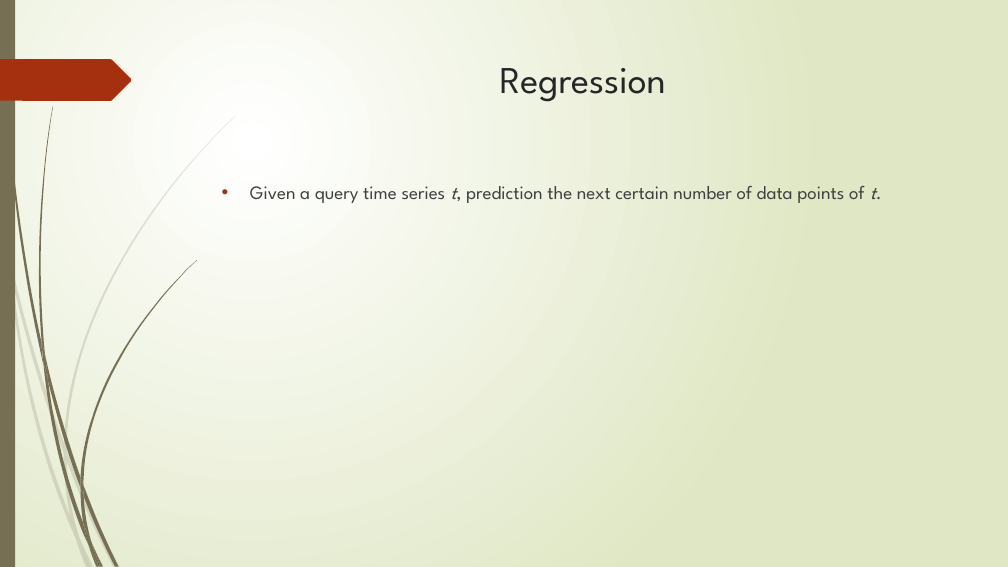
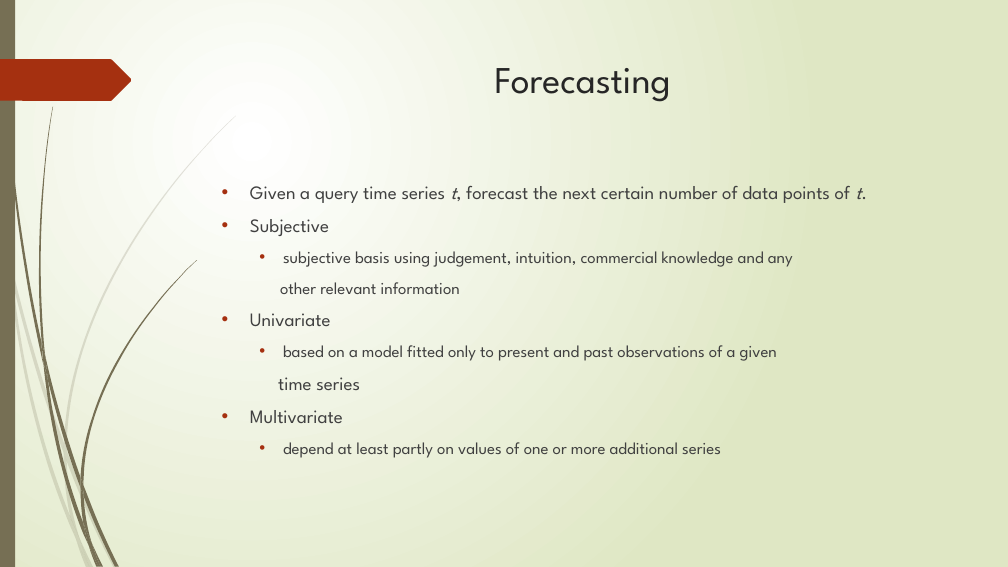
Before and after one commit to zixiaojindao/time-series-survey, a slide deck: slide 12 of slide/tsdm.pptx (slide 28 before the commit). Drawn at 1008x567 pixels with LibreOffice and Linux fonts; fonts in the diff are those of the drawing. Boxes give left, top, right and bottom in pixels: in the first picture for what was removed or moved away, otherwise in the second. Text is boxed around its words. In the diff, an @@ line names an element or a change of style, - is before the commit and + after.

```diff
--- a/slide/tsdm.pptx
+++ b/slide/tsdm.pptx
@@ title at (495,68,671,102): text changed @@
-Regression
+Forecasting
@@ text at (250,186,861,458): text changed; size 18 to 16 pt @@
-• Given a query time series t, prediction the next certain number of data points of t.
+• Given a query time series t, forecast the next certain number of data points of t.
+• Subjective
+  • subjective basis using judgement, intuition, commercial knowledge and any
+  other relevant information
+• Univariate
+  • based on a model fitted only to present and past observations of a given
+time series
+• Multivariate
+  • depend at least partly on values of one or more additional series
```
Also in this commit, not shown: 2 other slides changed, 5 slides added, 1 other file.
